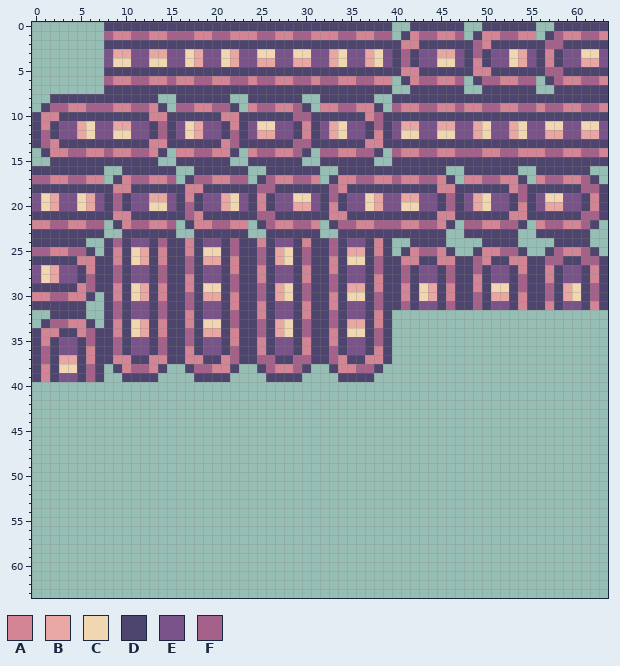
Two states of a pixel-art sprite, TowerOfDreams/sprites/sConveyer/1bb67467-bfb0-4747-948d-f1499803db71.png. The picture above was drawn from the file before the commit.
The file is 64x64 pixels.
Palette (. is transparent): A #d38595  B #e9a7a3  C #f0d7b1  D #4d456d  E #795389  F #a4628a
Pixels before (only the part around the change), first column x 0:
26 DDDDDAADDADCBDADDFDBBDADDFDBCDFDDADCCDFDDAADDAADDFADDAADDFFDDFFD
27 ECBEEDADDFDEEDFDDFDEEDADDADEEDADDADEEDFDDFDEEDFDDFDEEDADDADEEDAD
28 ECBEEDFDDFDEEDFDDADEEDFDDADEEDADDFDEEDADDFDEEDFDDADEEDFDDADEEDAD
29 DDDDDAFDDADCBDADDADCCDFDDFDBCDFDDFDBBDADDADCBDADDADCCDFDDFDBCDFD
30 AAFFAAD.DADCBDADDFDBBDADDFDBCDFDDADCCDFDDADCBDADDFDBBDADDFDBCDFD
31 DDDDDD..DFDEEDFDDFDEEDADDADEEDADDADEEDFDDFDEEDFDDFDEEDADDADEEDAD
32 ..DDDD..DFDEEDFDDADEEDFDDADEEDADDFDEEDAD........................
33 .DFFAAD.DADCBDADDADCCDFDDFDBCDFDDFDBBDAD........................
34 DAADDAFDDADCBDADDFDBBDADDFDBCDFDDADCCDFD........................
35 DADEEDFDDFDEEDFDDFDEEDADDADEEDADDADEEDFD........................
36 DFDEEDADDFDEEDFDDADEEDFDDADEEDADDFDEEDAD........................
37 DFDBBDADDAADDAADDAADDAFDDFFDDFFDDFADDAAD........................
38 DADCCDFD.DAFFAD..DFFAAD..DFAAFD..DAAFFD.........................
39 DADEEDFD..DDDD....DDDD....DDDD....DDDD..........................
40 ................................................................
41 ................................................................
42 ................................................................
43 ................................................................
44 ................................................................
45 ................................................................
46 ................................................................
47 ................................................................
48 ................................................................
49 ................................................................
50 ................................................................
51 ................................................................
52 ................................................................
53 ................................................................
54 ................................................................
55 ................................................................
56 ................................................................
57 ................................................................
58 ................................................................
59 ................................................................
60 ................................................................
61 ................................................................
Once edited:
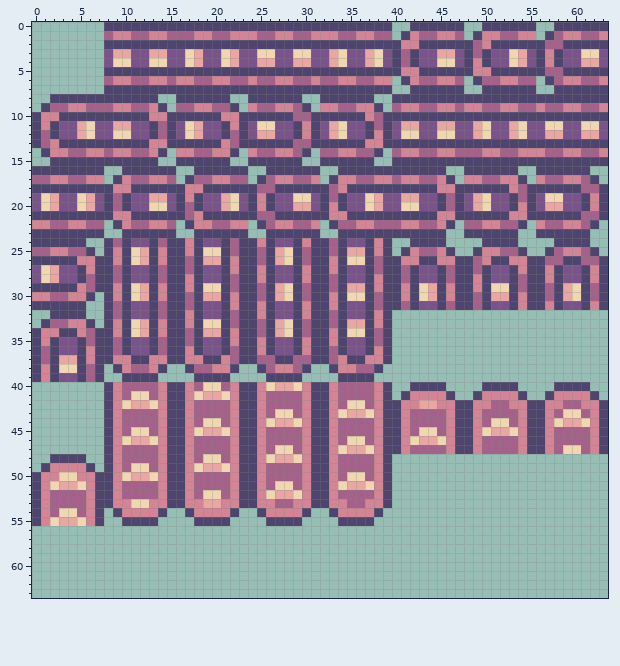
Edits made:
Changed rows in their new state; - is an unchanged pixel.
first column x 0:
40 --------DAFFFFADDAFCCFADDACBBCADDAFFFFAD--DDDD----DDDD----DDDD--
41 --------DAFCCFADDACBBCADDAFFFFADDAFFFFAD-DAAAAD--DAAAAD--DAAAAD-
42 --------DACBBCADDAFFFFADDAFFFFADDAFCCFADDAABBAADDAAFFAADDAAFFAAD
43 --------DAFFFFADDAFFFFADDAFCCFADDACBBCADDAFFFFADDAFFFFADDAFCCFAD
44 --------DAFFFFADDAFCCFADDACBBCADDAFFFFADDAFFFFADDAFCCFADDACBBCAD
45 --------DAFCCFADDACBBCADDAFFFFADDAFFFFADDAFCCFADDACBBCADDAFFFFAD
46 --------DACBBCADDAFFFFADDAFFFFADDAFCCFADDACBBCADDAFFFFADDAFFFFAD
47 --------DAFFFFADDAFFFFADDAFCCFADDACBBCADDAFFFFADDAFFFFADDAFCCFAD
48 --DDDD--DAFFFFADDAFCCFADDACBBCADDAFFFFAD------------------------
49 -DAAAAD-DAFCCFADDACBBCADDAFFFFADDAFFFFAD------------------------
50 DAACCAADDACBBCADDAFFFFADDAFFFFADDAFCCFAD------------------------
51 DACBBCADDAFFFFADDAFFFFADDAFCCFADDACBBCAD------------------------
52 DAFFFFADDAFFFFADDAFCCFADDACBBCADDAFFFFAD------------------------
53 DAFFFFADDAACCAADDAABBAADDAAFFAADDAAFFAAD------------------------
54 DAFCCFAD-DAAAAD--DAAAAD--DAAAAD--DAAAAD-------------------------
55 DACBBCAD--DDDD----DDDD----DDDD----DDDD--------------------------
Boxes around the changes in both pictures, in picture pixels (x1, y1, x2, y2):
added: (32, 382, 608, 526)
